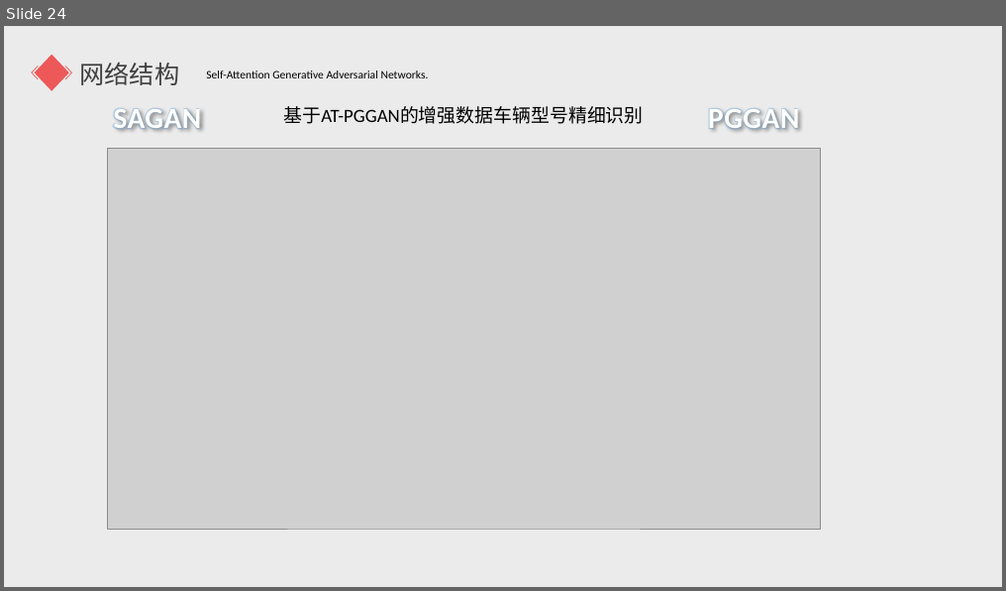
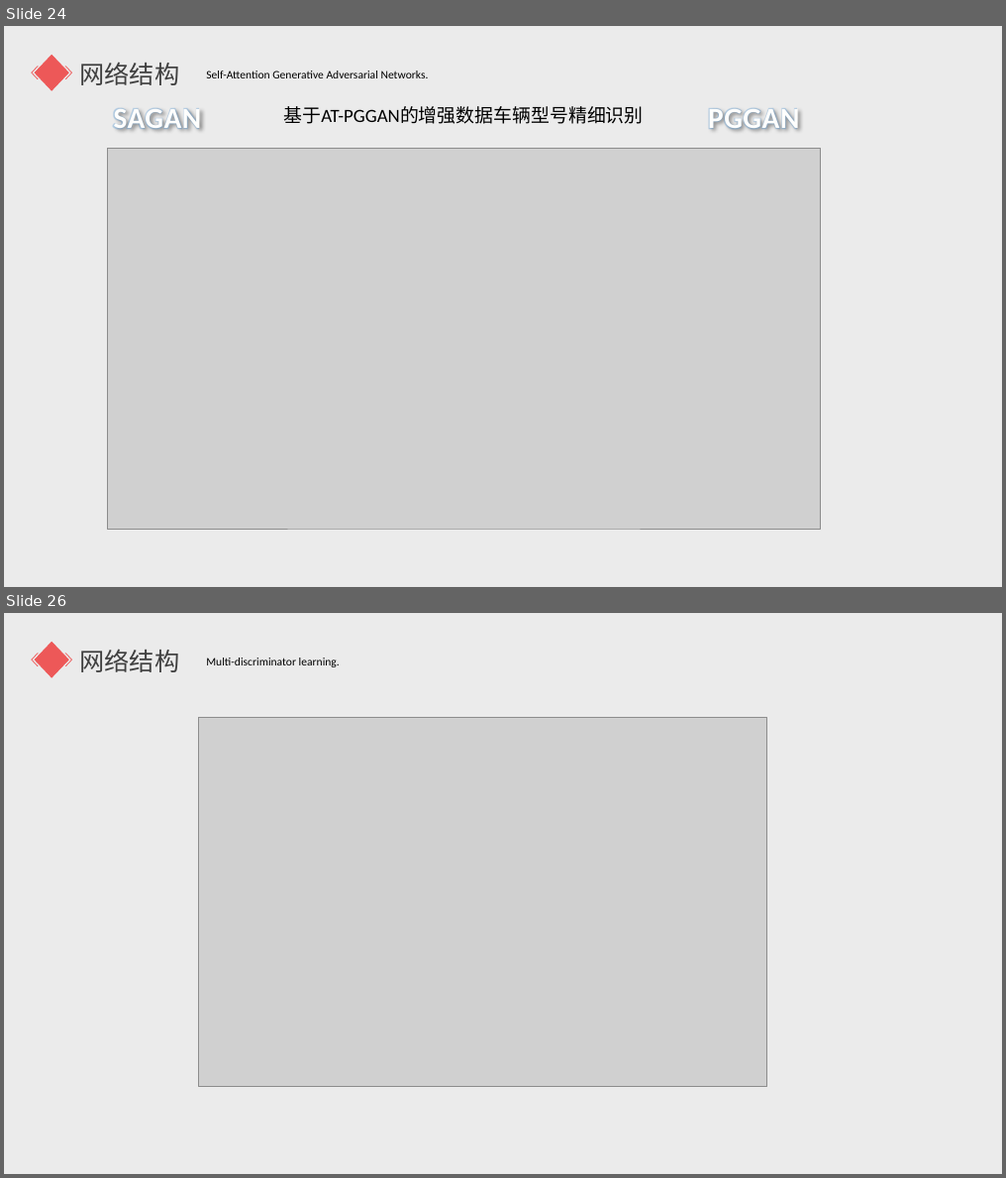
Before and after one commit to Taurids/PaperEcho, a slide deck: Week11/生成对抗网络综述.pptx. Shown one above the other, each under a label of ours: slide 24 before the commit, slides 24 and 26 after it; the slides between them are not shown. The pictures are 1006x591 and 1006x1178 pixels, drawn with LibreOffice and Linux fonts; fonts in the diff are those of the drawing; grey boxes stand for pictures. Boxes give left, top, right and bottom in pixels: in the first picture for what was removed or moved away, otherwise in the second. Text is boxed around its words. In the diff, an @@ line names an element or a change of style, - is before the commit and + after.

```diff
--- a/Week11/生成对抗网络综述.pptx
+++ b/Week11/生成对抗网络综述.pptx
@@ slide 26 added at <box>4,613,1002,1174</box>, background #EBEBEB; not listed: 1 template element that a slide beside it also shows @@
@@ text added at <box>79,649,179,672</box>, 24 pt, text #404040 @@
+网络结构
@@ text added at <box>206,658,340,667</box>, 11 pt, text #000000 @@
+Multi-discriminator learning.
@@ picture added at <box>199,717,767,1087</box> @@
```
Also in this commit, not shown: 2 slides changed, 4 other slides added.
